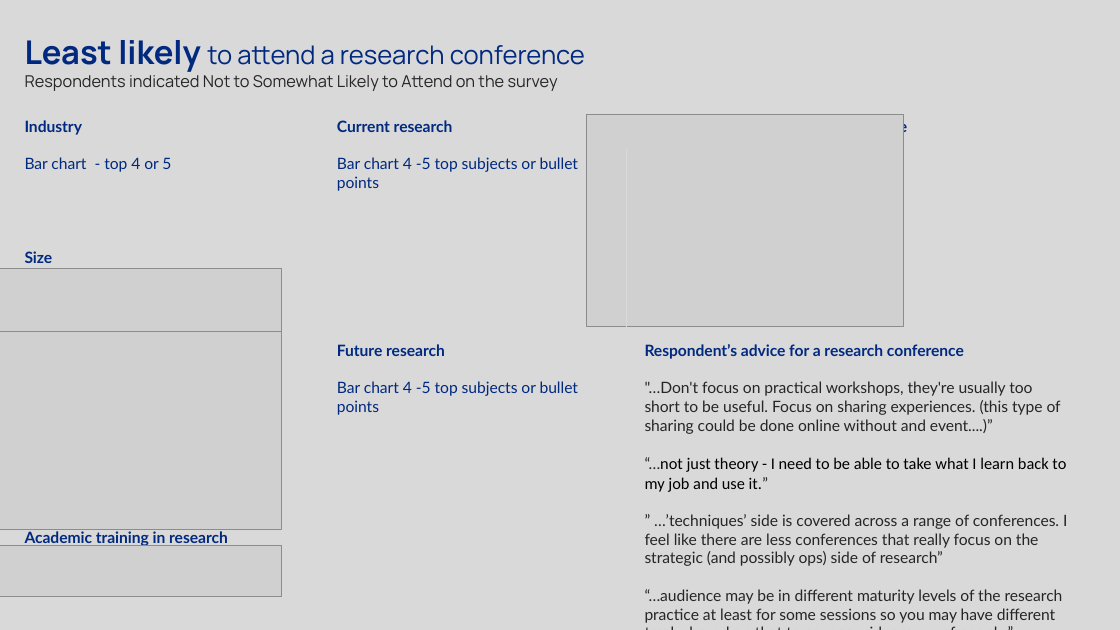
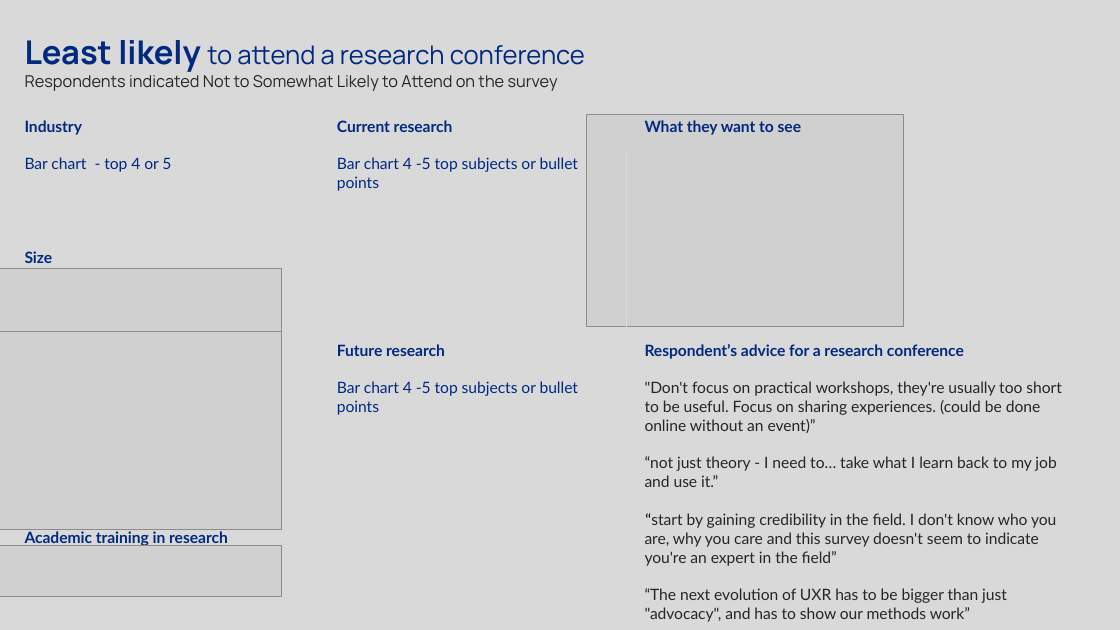
Before and after one commit to PersonaPredicta/Survey_Says..., a slide deck: slide 13 of New_personas.pptx (slide 11 before the commit). Drawn at 1120x630 pixels with LibreOffice and Linux fonts; fonts in the diff are those of the drawing; grey boxes stand for pictures. Boxes give left, top, right and bottom in pixels: in the first picture for what was removed or moved away, otherwise in the second. Text is boxed around its words. In the diff, an @@ line names an element or a change of style, - is before the commit and + after.

```diff
--- a/New_personas.pptx
+++ b/New_personas.pptx
@@ text at (x1=645, y1=120, x2=801, y2=135): text changed @@
-What care about most in a conference
+What they want to see
@@ text at (x1=645, y1=381, x2=1061, y2=622): text changed @@
-"…Don't focus on practical workshops, they're usually too short to be useful. Focus on sharing experiences. (this type of sharing could be done online without and event....)”
-“…not just theory - I need to be able to take what I learn back to my job and use it.”
-” …’techniques’ side is covered across a range of conferences. I feel like there are less conferences that really focus on the strategic (and possibly ops) side of research”
-“…audience may be in different maturity levels of the research practice at least for some sessions so you may have different tracks based on that to cover a wider range of people.”
+"Don't focus on practical workshops, they're usually too short to be useful. Focus on sharing experiences. (could be done online without an event)”
+“not just theory - I need to… take what I learn back to my job and use it.”
+“start by gaining credibility in the field. I don't know who you are, why you care and this survey doesn't seem to indicate you're an expert in the field”
+“The next evolution of UXR has to be bigger than just "advocacy", and has to show our methods work”
```
Also in this commit, not shown: 6 other slides changed, 3 slides added, 2 slides removed.
